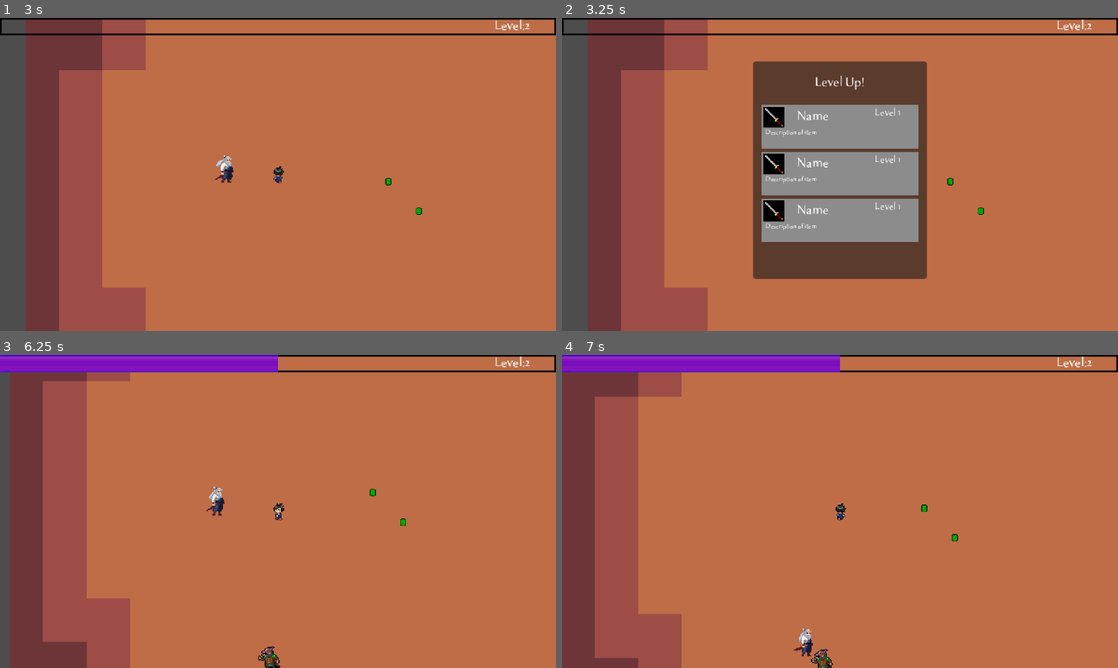
Above: before the commit, frames 1-4 (two rows, left to right).
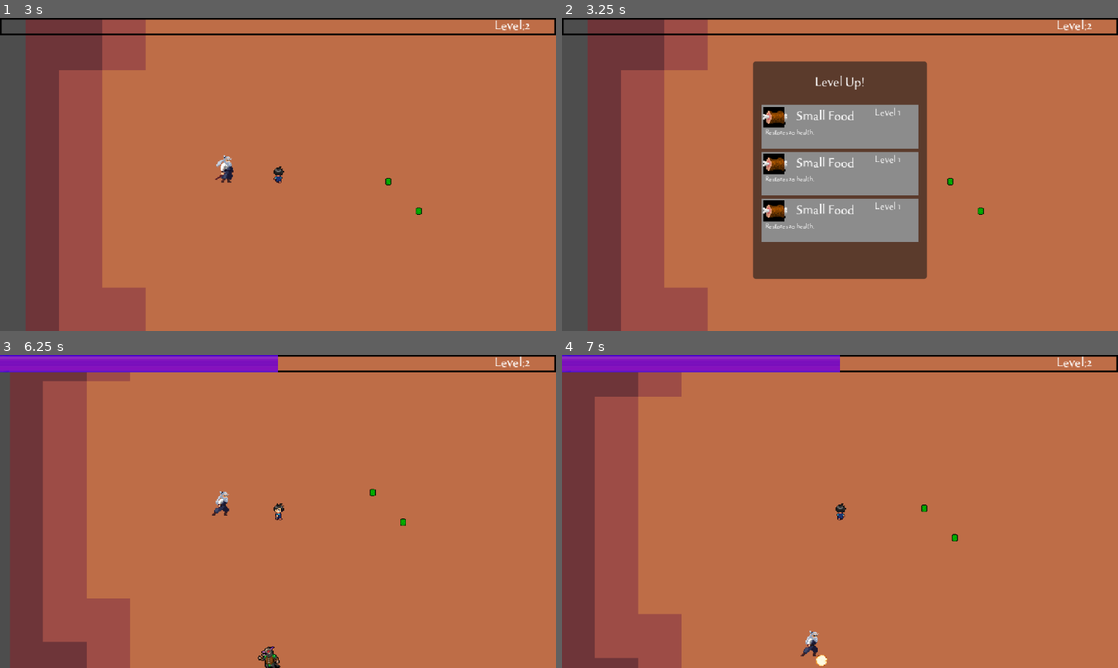
Above: after the commit, the same moments.

Repository: DavidRiusB/HeroCitySiege
Game: Godot game, scene res://world/world.tscn
Two runs of this game, one before a commit and one after it. Both use one fixed random seed, a clock stepped at 60 frames per second and the inputs below. Sound files missing from this copy of the repository are replaced by a short silence.
Inputs (mouse positions are in pixels of both pictures, inside the frame that each line leads up to):
- Up to frame 1 (3 s): move the mouse to (400, 158) at 0.52 s; press the mouse at (400, 158) at 0.53 s; hold D (right) 0.53-1.28 s; move the mouse to (166, 190) at 1.27 s; release the mouse at (166, 190) at 1.28 s; hold S (down) 1.28-2.03 s; click (166, 190) at 1.35 s; move the mouse to (333, 105) at 2.02 s; press the mouse at (333, 105) at 2.03 s; hold D (right) 2.03-2.78 s; move the mouse to (250, 237) at 2.77 s; release the mouse at (250, 237) at 2.78 s; hold W (up) from 2.78 s (still down); click (250, 237) at 2.85 s
- Up to frame 2 (3.25 s): keep holding W (up)
- Up to frame 3 (6.25 s): tap Enter at 3.5, 5 s; move the mouse to (444, 558) at 3.52 s; release W (up) at 3.53 s; press the mouse at (444, 558) at 3.53 s; hold A (left) 3.53-5.03 s; tap Space at 4.25 s; move the mouse to (111, 464) at 4.27 s; release the mouse at (111, 464) at 4.28 s; click (111, 464) at 4.35 s; move the mouse to (305, 511) at 5.02 s; press the mouse at (305, 511) at 5.03 s; hold S (down) 5.03-5.78 s; move the mouse to (194, 433) at 5.77 s; release the mouse at (194, 433) at 5.78 s; hold D (right) from 5.78 s (still down); click (194, 433) at 5.85 s
- Up to frame 4 (7 s): move the mouse to (962, 495) at 6.52 s; release D (right) at 6.53 s; press the mouse at (962, 495) at 6.53 s; hold W (up) from 6.53 s (still down)

Frame 1 is identical in both runs. In frame 2, 1.1% of the frame differs, in the area x 36-53%, y 28-68%; in frame 3, 0.2%; in frame 4, 0.4%.

Commit message:
Upgread  icon option
prepare acred tu render dynamicly, set up db structure
add testing upgreads

Diff:
--- a/Utility/item_option.gd
+++ b/Utility/item_option.gd
@@ -1,23 +1,42 @@
 extends ColorRect
 
 var mouse_over = false
-var item = null
+
+var item = {
+	"icon": preload("res://assets/items/Upgrades/chunk.png"),
+	"display_name": "Small Food",
+	"details": "Restores 20 health.",
+	"level": 1,  # changed to integer, better for number logic
+	"prerequisite": [],
+	"type": "item"
+} # Testing only
+
 @onready var hub = get_tree().get_first_node_in_group("hub")
+@onready var icon = $ColorRect/Icon
+@onready var lbl_name = $Label_Name
+@onready var lbl_description = $Label_Description
+@onready var lbl_level = $Label_Level
 
 signal selected_upgrade(upgrade)
 
 func _ready() -> void:
-	connect("selected_upgrade", Callable(hub, "upgrade_charatcer"))
+	connect("selected_upgrade", Callable(hub, "upgrade_character"))
+	update_card_info(item)
 
 func _input(event):
-	if event.is_action("click"):
+	if event.is_action_pressed("click"):
 		if mouse_over:
 			emit_signal("selected_upgrade", item)
-
 
 func _on_mouse_entered() -> void:
 	mouse_over = true
 
-
 func _on_mouse_exited() -> void:
 	mouse_over = false
+
+func update_card_info(upgrade_data: Dictionary) -> void:
+	item = upgrade_data
+	icon.texture = upgrade_data["icon"]
+	lbl_name.text = upgrade_data["display_name"]
+	lbl_description.text = upgrade_data["details"]
+	lbl_level.text = "Level %d" % upgrade_data["level"]
--- a/Utility/item_option.tscn
+++ b/Utility/item_option.tscn
@@ -28,7 +28,7 @@
 scale = Vector2(0.75, 0.75)
 texture = ExtResource("1_gcekk")
 
-[node name="lbl_name" type="Label" parent="."]
+[node name="Label_Name" type="Label" parent="."]
 layout_mode = 0
 offset_left = 39.0
 offset_top = 2.0
@@ -39,7 +39,7 @@
 horizontal_alignment = 1
 vertical_alignment = 1
 
-[node name="lbl_description" type="Label" parent="."]
+[node name="Label_Description" type="Label" parent="."]
 layout_mode = 0
 offset_left = 4.0
 offset_top = 27.0
@@ -51,7 +51,7 @@
 "
 autowrap_mode = 3
 
-[node name="lbl_level" type="Label" parent="."]
+[node name="Label_Level" type="Label" parent="."]
 layout_mode = 0
 offset_left = 130.0
 offset_top = 3.0
--- /dev/null
+++ b/data/heroes/hero1_upgrades.gd
@@ -0,0 +1,20 @@
+const ICON = "res://assets/items/Weapons/ice_spear.png"
+
+const HERO1_UPGRADES = {
+	"ice_lance_1": {
+		"icon": ICON,
+		"display_name": "Ice Lance I",
+		"details": "Shoots an ice lance at a random enemy.",
+		"level": 1,
+		"prerequisite": [],
+		"type": "hero"
+	},
+	"ice_lance_2": {
+		"icon": ICON,
+		"display_name": "Ice Lance II",
+		"details": "Shoots an additional ice lance at a random enemy.",
+		"level": 2,
+		"prerequisite": ["ice_lance_1"],
+		"type": "hero"
+	}
+}
--- /dev/null
+++ b/data/items/items_upgrades.gd
@@ -0,0 +1,14 @@
+extends Node
+
+const ICON_PATH = "res://assets/items/Upgrades/"
+
+const ITEM_UPGRADES = {
+	"food_small": {
+		"icon": ICON_PATH + "chunk.png",
+		"display_name": "Small Food",
+		"details": "Restores 20 health.",
+		"level": 1,
+		"prerequisite": [],
+		"type": "item"
+	},
+}
--- /dev/null
+++ b/data/sidekicks/sidekick_dev_upgrades.gd
@@ -0,0 +1,22 @@
+extends Node
+
+const ICON = "res://assets/items/Weapons/javelin_3_new_attack.png"
+
+const SIDEKICK_DEV_UPGRADES = {
+	"sidekick_dev1": {
+		"icon": ICON,
+		"display_name": "Sidekick Strike I",
+		"details": "The samurai dashes and slices through enemies.",
+		"level": 1,
+		"prerequisite": [],
+		"type": "sidekick"
+	},
+	"sidekick_dev2": {
+		"icon": ICON,
+		"display_name": "Sidekick Strike II",
+		"details": "The samurai dashes and slices enemies twice in quick succession.",
+		"level": 2,
+		"prerequisite": ["sidekick_dev1"],
+		"type": "sidekick"
+	}
+}
--- a/scenes/player/Attack/Javelin/javelin.gd
+++ /dev/null
@@ -1,127 +0,0 @@
-extends Node2D
-
-# ==== Base Stats ====
-@export var level = 1
-var fire_rate = 4.0
-var javelin_attack_speed = 1.5
-var damage = 10
-var knockback_amount = 100
-var paths = 3
-var attack_size = 1.0
-var movement_speed = 40.0
-var attack_speed = 200.0
-var target = Vector2.ZERO
-var target_array = []
-var angle = Vector2.ZERO
-var reset_position = Vector2.ZERO
-const FOLLOW_DISTANCE_THRESHOLD = 500.0
-
-# ==== Nodes ====
-@onready var player: Node2D = null
-@onready var ability_timer = get_node("%AbilityTimer")
-@onready var change_direction_timer = get_node("%ChangeDirection")
-@onready var reset_position_timer = get_node("%ResetPosTimer")
-@onready var collision = $Area2D/CollisionShape2D
-@onready var snd_attack = $snd_attack
-
-# ==== Signals ====
-signal remove_from_arr(object)
-
-# ==== Animator ====
-@onready var animator = $JavelinAnimator
-
-func _ready() -> void:
-	player = get_tree().get_first_node_in_group("player")
-	animator.play("Idle")
-	print("Javelin got player")
-	if level > 0:
-		ability_timer.wait_time = fire_rate
-		ability_timer.start()
-
-func update(_delta):
-	pass
-
-func _physics_process(delta: float) -> void:
-	if target_array.size() > 0:
-		# If attacking, follow the current angle
-		position += angle * attack_speed * delta
-	else:
-		# Only follow player if not attacking
-		if player:
-			var dist = global_position.distance_to(player.global_position)
-			if dist > FOLLOW_DISTANCE_THRESHOLD:
-				var follow_angle = global_position.direction_to(player.global_position)
-				position += follow_angle * movement_speed
-				animator.play("Run")
-		else:
-			print("WTF happened to the player!!!")
-
-
-func _on_ability_timer_timeout() -> void:
-	add_paths()
-
-func add_paths():
-	snd_attack.play()
-	emit_signal("remove_from_arr", self)
-	target_array.clear()
-	var counter = 0
-	while counter < paths:
-		var new_path = get_random_target()
-		if new_path != null:
-			target_array.append(new_path)
-			counter += 1
-	if target_array.size() > 0:
-		target = target_array[0]
-		enable_attack(true)
-		process_path()
-
-
-
-func process_path():
-	if target != null and target is Node2D:
-		angle = global_position.direction_to(target.global_position)
-		change_direction_timer.start()
-	else:
-		print("Invalid target in process_path")
-		enable_attack(false)
-
-
-
-func enable_attack(active: bool = true):
-	if active:
-		collision.call_deferred("set", "disable", false)
-		animator.play("Attack")
-	else:
-		collision.call_deferred("set", "disable", true)
-		animator.play("Idle")
-
-
-
-
-func _on_change_direction_timeout() -> void:
-	if target_array.size() > 0:
-		target_array.remove_at(0)
-		if target_array.size() > 0:
-			target = target_array[0]
-			process_path()
-			snd_attack.play()
-			emit_signal("remove_from_arr", self)
-		else:
-			enable_attack(false)
-	else:
-		change_direction_timer.stop()
-		ability_timer.start()
-		enable_attack(false)
-
-func get_random_target():
-	if not player:
-		print("ERROR: Player not ready!")
-		return null
-	var enemies = player.enemies_in_range
-	if enemies.size() > 0:
-		return enemies[randi() % enemies.size()]
-
-	if not "enemies_in_range" in player:
-		print("ERROR: Player missing 'enemies_in_range'!")
-		return null
-	return null
--- a/scenes/player/Attack/Javelin/javelin.tscn
+++ /dev/null
@@ -1,27 +0,0 @@
-[gd_scene load_steps=5 format=3 uid="uid://ck87py56ttlps"]
-
-[ext_resource type="Script" uid="uid://kiym51bfso6h" path="res://scenes/player/Attack/Javelin/javelin.gd" id="1_wiclc"]
-[ext_resource type="AudioStream" uid="uid://dito18ii4lfnm" path="res://assets/audio/SoundEffect/woosh.wav" id="2_eo7s2"]
-[ext_resource type="PackedScene" uid="uid://d38xy2hpbnwaw" path="res://scenes/animations/javelin_animator.tscn" id="3_po67r"]
-
-[sub_resource type="CircleShape2D" id="CircleShape2D_kf8dd"]
-
-[node name="Javelin" type="Node2D"]
-script = ExtResource("1_wiclc")
-level = 0
-
-[node name="Area2D" type="Area2D" parent="."]
-collision_layer = 4
-collision_mask = 4
-
-[node name="CollisionShape2D" type="CollisionShape2D" parent="Area2D"]
-shape = SubResource("CircleShape2D_kf8dd")
-disabled = true
-
-[node name="ResetPosTimer" type="Timer" parent="."]
-unique_name_in_owner = true
-
-[node name="snd_attack" type="AudioStreamPlayer2D" parent="."]
-stream = ExtResource("2_eo7s2")
-
-[node name="JavelinAnimator" parent="." instance=ExtResource("3_po67r")]
--- /dev/null
+++ b/scenes/sidekick/sidekick_dev.gd
@@ -0,0 +1,132 @@
+extends Area2D
+
+# ==== Node References ====
+@onready var animator = $Javelin_animator
+@onready var collision = $CollisionShape2D
+@onready var ability_timer = $%AbilityTimer
+@onready var change_direction = $ChangeDirectionTimer
+@onready var snd_attack = $snd_attack
+
+# ==== Signals ====
+signal remove_from_arr(object)
+
+# ==== Configurable Stats ====
+@export var follow_distance_threshold = 100.0
+@export var follow_margin = 10.0
+@export var movement_speed = 20.0
+@export var level = 1
+
+# ==== Base Combat Stats ====
+var fire_rate = 4.0
+var damage = 10
+var knockback_amount = 100
+var paths = 3 # Number of simultaneous targets to attack
+var attack_size = 1.0
+var attack_speed = 200.0
+
+# ==== State Variables ====
+var target_array = [] # Current target points (Vector2)
+var player
+var is_following_player = false
+var target = Vector2.ZERO
+var angle = Vector2.ZERO
+var reset_position = Vector2.ZERO
+
+func  _ready() -> void:
+	player = get_tree().get_first_node_in_group("player")
+	ability_timer.wait_time = fire_rate
+	animator.play("Idle")
+
+
+func update_javelin():
+	damage = 10
+
+func _process(delta: float) -> void:
+	if not player:
+		return
+
+	# Check distance to player to decide whether to follow
+	var distance_to_player = global_position.distance_to(player.global_position)
+
+	if target_array.is_empty():
+
+		if not is_following_player and distance_to_player > follow_distance_threshold + follow_margin:
+			is_following_player = true
+
+		if is_following_player and distance_to_player < follow_distance_threshold - follow_margin:
+			is_following_player = false
+
+		# Behavior depending on mode
+		if is_following_player:
+			follow_player(delta)
+		else:
+			animator.play("Idle")
+
+
+	else:
+		position += angle * attack_speed * delta # Move independently
+
+
+func follow_player(delta: float) -> void:
+	var direction = global_position.direction_to(player.global_position)
+	animator.flip_h = direction.x < 0
+	global_position += direction * movement_speed * delta
+	animator.play("Run")
+
+
+
+
+
+func  add_paths():
+	snd_attack.play()
+	emit_signal("remove_from_arr", self)
+	target_array.clear()
+	var counter = 0
+	while  counter < paths:
+		var new_path = get_random_target()
+		if new_path:
+			target_array.append(new_path.global_position)
+			counter += 1
+			enable_attack(true)
+	target = target_array[0]
+	process_path()
+
+func process_path():
+	angle = global_position.direction_to(target)
+	change_direction.start()
+
+
+func _on_ability_timer_timeout() -> void:
+	add_paths()
+
+func _on_change_direction_timer_timeout() -> void:
+	if not target_array.is_empty():
+		target_array.remove_at(0)
+		if not target_array.is_empty():
+			target = target_array[0]
+			process_path()
+			snd_attack.play()
+			emit_signal("remove_from_arr", self)
+		else:
+			enable_attack(false)
+	else:
+		change_direction.stop()
+		ability_timer.start()
+		enable_attack(false)
+
+
+func get_random_target():
+	var targets = player.enemies_in_range
+	if not targets.is_empty():
+		var target = targets.pick_random()
+		if target:
+			return target
+	return null
+
+func enable_attack(active: bool = true):
+	if active:
+		collision.call_deferred("set", "disabled", false)
+		animator.play("Attack")
+	else:
+		collision.call_deferred("set", "disabled", true)
+		animator.play("Run")
--- a/scenes/sidekick/sidekick_dev.tscn
+++ b/scenes/sidekick/sidekick_dev.tscn
@@ -1,24 +1,19 @@
 [gd_scene load_steps=5 format=3 uid="uid://bpaithkkkj7ab"]
 
-[ext_resource type="Script" uid="uid://dwoxa3487lx10" path="res://sidekick_dev.gd" id="1_ldtdr"]
+[ext_resource type="Script" uid="uid://dwoxa3487lx10" path="res://scenes/sidekick/sidekick_dev.gd" id="1_ldtdr"]
 [ext_resource type="PackedScene" uid="uid://d38xy2hpbnwaw" path="res://scenes/animations/javelin_animator.tscn" id="2_25j82"]
 [ext_resource type="AudioStream" uid="uid://dito18ii4lfnm" path="res://assets/audio/SoundEffect/woosh.wav" id="3_25j82"]
 
 [sub_resource type="CapsuleShape2D" id="CapsuleShape2D_2iwma"]
+radius = 15.0
+height = 60.0
 
-[node name="Sidekick_dev" type="Area2D" groups=["sidekick"]]
-collision_layer = 16
-collision_mask = 4
+[node name="Sidekick_dev" type="Area2D" groups=["attack", "sidekick"]]
+collision_layer = 4
+collision_mask = 16
 script = ExtResource("1_ldtdr")
 
 [node name="Javelin_animator" parent="." instance=ExtResource("2_25j82")]
-
-[node name="Hitbox" type="Area2D" parent="."]
-
-[node name="CollisionShape2D" type="CollisionShape2D" parent="Hitbox"]
-position = Vector2(1, 16)
-shape = SubResource("CapsuleShape2D_2iwma")
-disabled = true
 
 [node name="AbilityTimer" type="Timer" parent="."]
 unique_name_in_owner = true
@@ -32,5 +27,10 @@
 [node name="snd_attack" type="AudioStreamPlayer" parent="."]
 stream = ExtResource("3_25j82")
 
+[node name="CollisionShape2D" type="CollisionShape2D" parent="."]
+position = Vector2(1, 16)
+shape = SubResource("CapsuleShape2D_2iwma")
+disabled = true
+
 [connection signal="timeout" from="AbilityTimer" to="." method="_on_ability_timer_timeout"]
 [connection signal="timeout" from="ChangeDirectionTimer" to="." method="_on_change_direction_timer_timeout"]
--- a/sidekick_dev.gd
+++ /dev/null
@@ -1,150 +0,0 @@
-extends Area2D
-
-# ==== Node References ====
-@onready var animator = $Javelin_animator
-@onready var collision = $Hitbox/CollisionShape2D
-@onready var ability_timer = $%AbilityTimer
-@onready var change_direction = $ChangeDirectionTimer
-@onready var snd_attack = $snd_attack
-
-# ==== Signals ====
-signal remove_from_arr(object)
-
-# ==== Configurable Stats ====
-@export var follow_distance_threshold = 300.0
-@export var follow_margin = 50.0
-@export var movement_speed = 50.0
-@export var level = 1
-
-# ==== Base Combat Stats ====
-var fire_rate = 4.0
-var damage = 10
-var knockback_amount = 100
-var paths = 3 # Number of simultaneous targets to attack
-var attack_size = 1.0
-var attack_speed = 200.0
-
-# ==== State Variables ====
-var target_array = [] # Current target points (Vector2)
-var player
-var is_following_player = false
-var target = Vector2.ZERO
-var angle = Vector2.ZERO
-var reset_position = Vector2.ZERO
-
-func _ready() -> void:
-	player = get_tree().get_first_node_in_group("player")
-	if not player:
-		print("Error: No player found for sidekick!")
-	animator.play("Idle")
-	ability_timer.wait_time = fire_rate
-	ability_timer.start()
-
-
-func _process(delta: float) -> void:
-	if not player:
-		return
-
-	# Check distance to player to decide whether to follow
-	var distance_to_player = global_position.distance_to(player.global_position)
-
-	if not is_following_player and distance_to_player > follow_distance_threshold + follow_margin:
-		is_following_player = true
-
-
-	if is_following_player and distance_to_player < follow_distance_threshold - follow_margin:
-		is_following_player = false
-
-
-	# Behavior depending on mode
-	if is_following_player:
-		follow_player(delta)
-	else:
-		position += angle * attack_speed * delta # Move independently
-		animator.play("Idle")
-
-
-
-func follow_player(delta: float) -> void:
-	var direction = global_position.direction_to(player.global_position)
-	animator.flip_h = direction.x < 0
-	global_position += direction * movement_speed * delta
-	animator.play("Run")
-
-
-func enable_attack(active: bool = true):
-	if active:
-
-		collision.call_deferred("set", "disable", false)
-		animator.play("Attack")
-	else:
-
-		collision.call_deferred("set", "disable", true)
-		animator.play("Idle")
-
-
-
-func process_path():
-	if target:
-		snd_attack.play()
-		animator.play("Attack")
-		angle = global_position.direction_to(target.global_position)
-		change_direction.start()
-	else:
-		enable_attack(false)
-
-
-func add_path():
-	target_array.clear()
-	print("Target_ array clear:", target_array)
-	if player.enemies_in_range.is_empty():
-		print("no enemys from player")
-		return
-	var counter = 0
-	while counter < paths:
-		var new_path = get_random_target()
-		if new_path != null:
-			target_array.append(new_path)
-			counter += 1
-			print("new path", new_path)
-		else:
-			return # No more valid targets, stop early
-	if not target_array.is_empty():
-		target = target_array[0]
-		print("calling process path")
-		enable_attack(true)
-		process_path()
-
-
-func get_random_target():
-	var targets = player.enemies_in_range
-	if not targets.is_empty():
-		var target = targets.pick_random()
-		if target:
-			return target
-	return null
-
-
-
-func _on_change_direction_timer_timeout() -> void:
-	if not target_array.is_empty():
-		print("targets:", target_array.size())
-		target_array.remove_at(0)
-		if not target_array.is_empty():
-			target = target_array[0]
-			process_path()
-			snd_attack.play()
-		else:
-			enable_attack(false)
-
-	else:
-		change_direction.stop()
-		ability_timer.start()
-		enable_attack(false)
-		target_array.clear()
-		is_following_player = true
-
-
-func _on_ability_timer_timeout() -> void:
-	add_path()
-	print("Add path triggered")
--- a/ui/hud.gd
+++ b/ui/hud.gd
@@ -37,7 +37,7 @@
 
 	get_tree().paused = true
 
-func upgrade_charatcer(upgrade):
+func upgrade_character(upgrade):
 	var options_children = upgrade_options.get_children()
 	for i in options_children:
 		i.queue_free()
Not shown, added: data/heroes/hero1_upgrades.gd.uid
Not shown, added: data/items/items_upgrades.gd.uid
Not shown, added: data/sidekicks/sidekick_dev_upgrades.gd.uid
Not shown, removed: scenes/player/Attack/Javelin/javelin.gd.uid
Renamed: sidekick_dev.gd.uid -> scenes/sidekick/sidekick_dev.gd.uid
